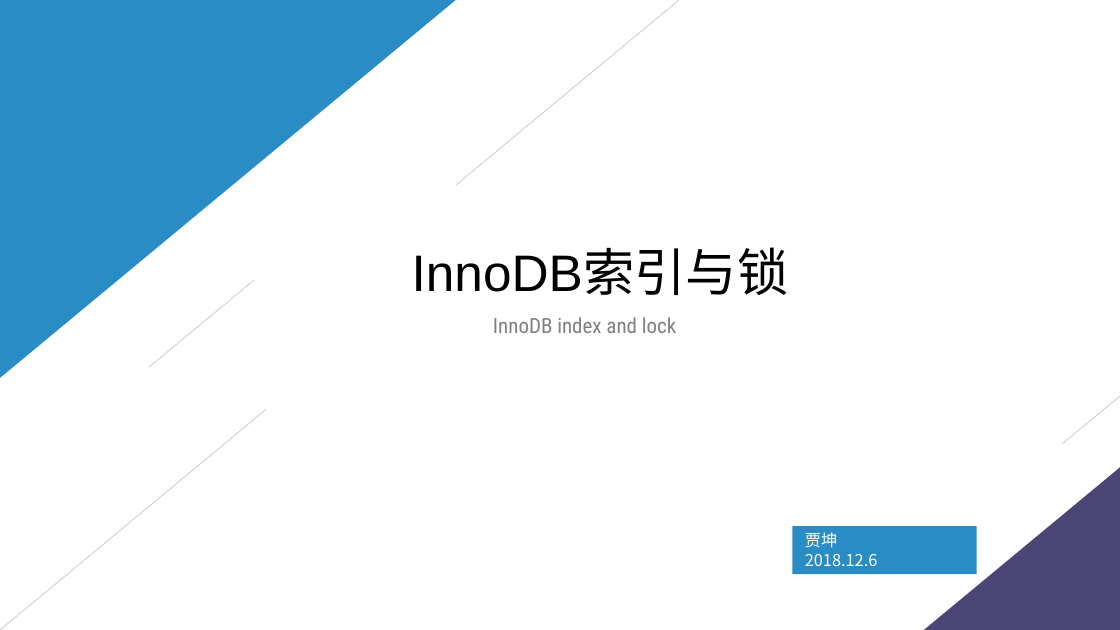
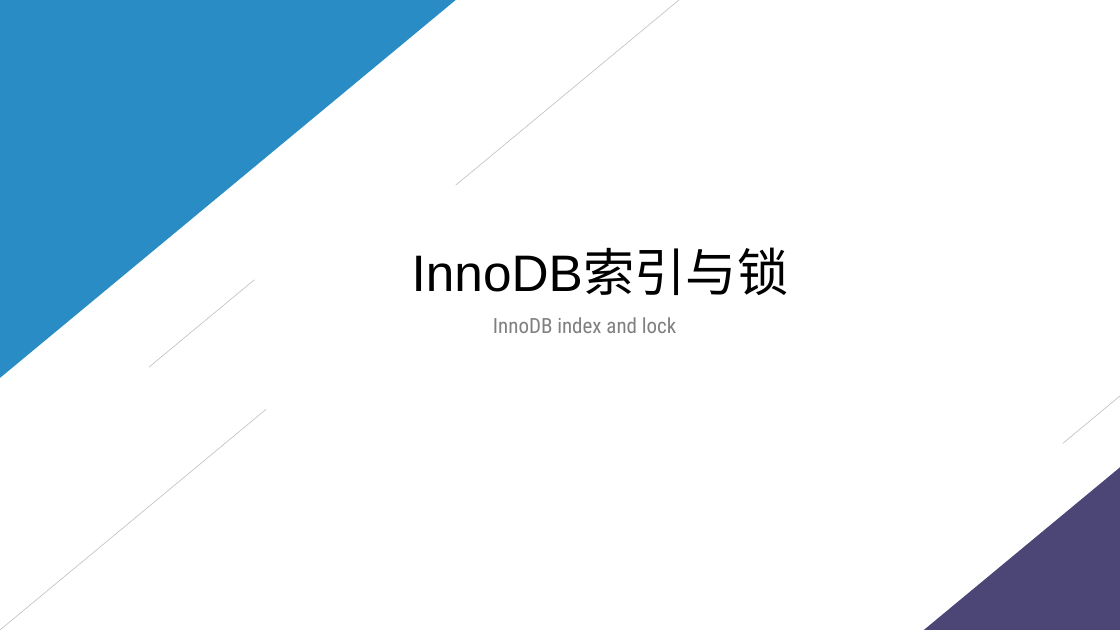
Before and after one commit to kevin-jk/Innodb_Learning_Demo, a slide deck: slide 1 of InnoDB index and lock.pptx. Drawn at 1120x630 pixels with LibreOffice and Linux fonts; fonts in the diff are those of the drawing. Boxes give left, top, right and bottom in pixels: in the first picture for what was removed or moved away, otherwise in the second. Text is boxed around its words. In the diff, an @@ line names an element or a change of style, - is before the commit and + after.

```diff
--- a/InnoDB index and lock.pptx
+++ b/InnoDB index and lock.pptx
@@ background #CCE8CF to #FFFFFF @@
@@ rectangle removed at [792,526,976,574] @@
@@ text removed at [805,532,878,566] @@
-贾坤
-2018.12.6
```
Also in this commit, not shown: 41 other slides changed.
